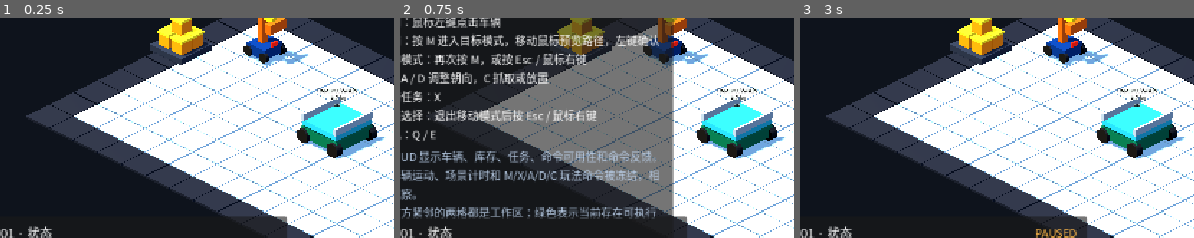
Above: before the commit, frames 1-3 (left to right).
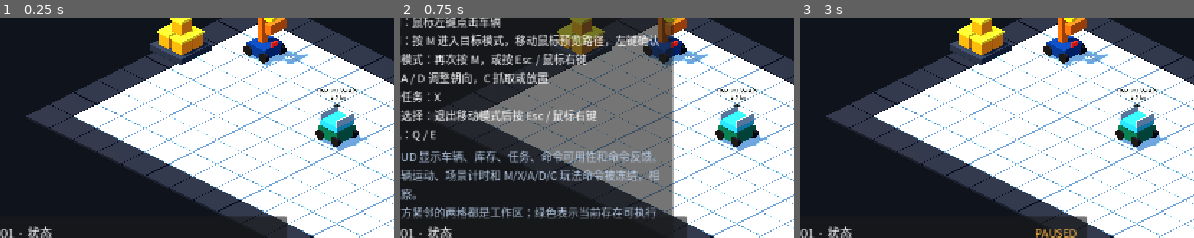
Above: after the commit, the same moments.

Repository: Ri0n72Y/automata
Game: Godot game, scene res://scenes/scene_01/scene_01_basic_packing.tscn
Same seed, same stepped clock (60 frames per second), same inputs: the game is played once before the commit and once after it.
Inputs:
- Up to frame 1 (0.25 s): no input
- Up to frame 2 (0.75 s): click "▶" at 0.5 s
- Up to frame 3 (3 s): click "▼" at 1.25 s; click "▶" at 2 s; click "⏸" at 2.75 s
The pictures show only the part of the screen within x 7-57%, y 20-70%; the shares and areas given below are measured in that part.

The runs differ from the first frame. In frame 1, 3.3% of the frame differs, in the area x 75-98%, y 35-65%; in frame 2, 3.3%; in frame 3, 3.3%.

Commit message:
[codex]refactor(scene-01): 收缩运输车单格占位视觉

Diff:
--- a/scenes/scene_01/vehicles/transport_vehicle_placeholder.tscn
+++ b/scenes/scene_01/vehicles/transport_vehicle_placeholder.tscn
@@ -32,25 +32,25 @@
 roughness = 0.42
 
 [sub_resource type="BoxMesh" id="ChassisMesh"]
-size = Vector3(1.52, 0.34, 1.48)
+size = Vector3(0.76, 0.34, 0.74)
 
 [sub_resource type="CylinderMesh" id="WheelMesh"]
-top_radius = 0.23
-bottom_radius = 0.23
-height = 0.24
+top_radius = 0.16
+bottom_radius = 0.16
+height = 0.12
 radial_segments = 20
 
 [sub_resource type="BoxMesh" id="TrayMesh"]
-size = Vector3(1.48, 0.18, 1.4)
+size = Vector3(0.74, 0.18, 0.7)
 
 [sub_resource type="BoxMesh" id="RailMesh"]
-size = Vector3(1.54, 0.22, 0.1)
+size = Vector3(0.77, 0.22, 0.06)
 
 [sub_resource type="BoxMesh" id="MarkerMesh"]
-size = Vector3(0.46, 0.12, 0.22)
+size = Vector3(0.23, 0.12, 0.11)
 
 [sub_resource type="BoxShape3D" id="SelectionShape"]
-size = Vector3(1.82, 1.15, 1.82)
+size = Vector3(0.91, 1.15, 0.91)
 
 [node name="TransportVehicle" type="Node3D"]
 script = ExtResource("1_actor")
@@ -67,25 +67,25 @@
 material_override = SubResource("ChassisMaterial")
 
 [node name="WheelFrontLeft" type="MeshInstance3D" parent="VisualRoot"]
-position = Vector3(-0.72, 0.22, -0.62)
+position = Vector3(-0.36, 0.22, -0.31)
 rotation = Vector3(0, 0, 1.5708)
 mesh = SubResource("WheelMesh")
 material_override = SubResource("WheelMaterial")
 
 [node name="WheelFrontRight" type="MeshInstance3D" parent="VisualRoot"]
-position = Vector3(0.72, 0.22, -0.62)
+position = Vector3(0.36, 0.22, -0.31)
 rotation = Vector3(0, 0, 1.5708)
 mesh = SubResource("WheelMesh")
 material_override = SubResource("WheelMaterial")
 
 [node name="WheelRearLeft" type="MeshInstance3D" parent="VisualRoot"]
-position = Vector3(-0.72, 0.22, 0.62)
+position = Vector3(-0.36, 0.22, 0.31)
 rotation = Vector3(0, 0, 1.5708)
 mesh = SubResource("WheelMesh")
 material_override = SubResource("WheelMaterial")
 
 [node name="WheelRearRight" type="MeshInstance3D" parent="VisualRoot"]
-position = Vector3(0.72, 0.22, 0.62)
+position = Vector3(0.36, 0.22, 0.31)
 rotation = Vector3(0, 0, 1.5708)
 mesh = SubResource("WheelMesh")
 material_override = SubResource("WheelMaterial")
@@ -96,12 +96,12 @@
 material_override = SubResource("TrayMaterial")
 
 [node name="TrayRailLeft" type="MeshInstance3D" parent="VisualRoot"]
-position = Vector3(0, 0.81, -0.66)
+position = Vector3(0, 0.81, -0.33)
 mesh = SubResource("RailMesh")
 material_override = SubResource("RailMaterial")
 
 [node name="TrayRailRight" type="MeshInstance3D" parent="VisualRoot"]
-position = Vector3(0, 0.81, 0.66)
+position = Vector3(0, 0.81, 0.33)
 mesh = SubResource("RailMesh")
 material_override = SubResource("RailMaterial")
 
@@ -110,43 +110,43 @@
 
 [node name="Slot01" parent="VisualRoot/TraySlots" instance=ExtResource("2_block")]
 visible = false
-position = Vector3(-0.45, 0.7, -0.25)
-scale = Vector3(0.62, 0.62, 0.62)
+position = Vector3(-0.225, 0.7, -0.125)
+scale = Vector3(0.31, 0.31, 0.31)
 
 [node name="Slot02" parent="VisualRoot/TraySlots" instance=ExtResource("2_block")]
 visible = false
-position = Vector3(-0.15, 0.7, -0.25)
-scale = Vector3(0.62, 0.62, 0.62)
+position = Vector3(-0.075, 0.7, -0.125)
+scale = Vector3(0.31, 0.31, 0.31)
 
 [node name="Slot03" parent="VisualRoot/TraySlots" instance=ExtResource("2_block")]
 visible = false
-position = Vector3(0.15, 0.7, -0.25)
-scale = Vector3(0.62, 0.62, 0.62)
+position = Vector3(0.075, 0.7, -0.125)
+scale = Vector3(0.31, 0.31, 0.31)
 
 [node name="Slot04" parent="VisualRoot/TraySlots" instance=ExtResource("2_block")]
 visible = false
-position = Vector3(0.45, 0.7, -0.25)
-scale = Vector3(0.62, 0.62, 0.62)
+position = Vector3(0.225, 0.7, -0.125)
+scale = Vector3(0.31, 0.31, 0.31)
 
 [node name="Slot05" parent="VisualRoot/TraySlots" instance=ExtResource("2_block")]
 visible = false
-position = Vector3(-0.45, 0.7, 0.25)
-scale = Vector3(0.62, 0.62, 0.62)
+position = Vector3(-0.225, 0.7, 0.125)
+scale = Vector3(0.31, 0.31, 0.31)
 
 [node name="Slot06" parent="VisualRoot/TraySlots" instance=ExtResource("2_block")]
 visible = false
-position = Vector3(-0.15, 0.7, 0.25)
-scale = Vector3(0.62, 0.62, 0.62)
+position = Vector3(-0.075, 0.7, 0.125)
+scale = Vector3(0.31, 0.31, 0.31)
 
 [node name="Slot07" parent="VisualRoot/TraySlots" instance=ExtResource("2_block")]
 visible = false
-position = Vector3(0.15, 0.7, 0.25)
-scale = Vector3(0.62, 0.62, 0.62)
+position = Vector3(0.075, 0.7, 0.125)
+scale = Vector3(0.31, 0.31, 0.31)
 
 [node name="Slot08" parent="VisualRoot/TraySlots" instance=ExtResource("2_block")]
 visible = false
-position = Vector3(0.45, 0.7, 0.25)
-scale = Vector3(0.62, 0.62, 0.62)
+position = Vector3(0.225, 0.7, 0.125)
+scale = Vector3(0.31, 0.31, 0.31)
 
 [node name="TrayCountLabel" type="Label3D" parent="VisualRoot"]
 unique_name_in_owner = true
@@ -159,7 +159,7 @@
 modulate = Color(0.78, 1, 1, 1)
 
 [node name="DirectionMarker" type="MeshInstance3D" parent="VisualRoot"]
-position = Vector3(0, 0.57, -0.77)
+position = Vector3(0, 0.57, -0.385)
 mesh = SubResource("MarkerMesh")
 material_override = SubResource("MarkerMaterial")
 
